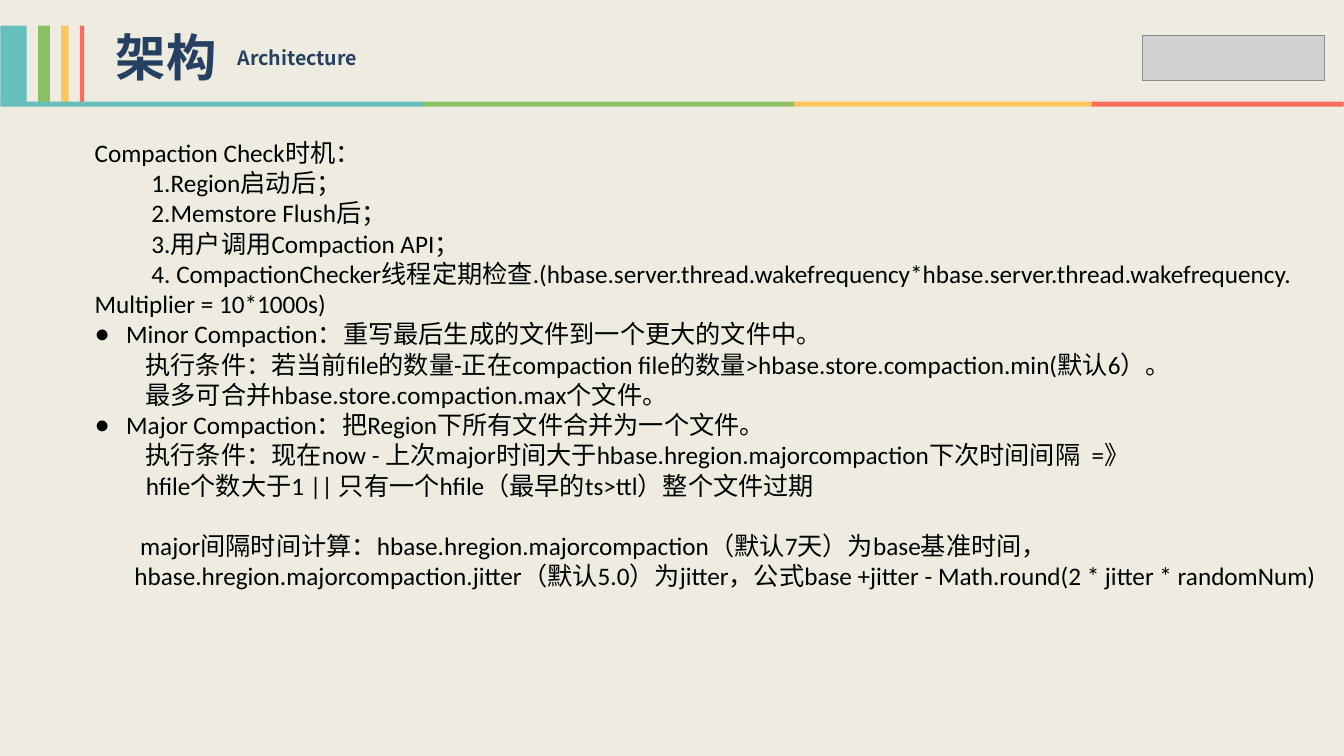
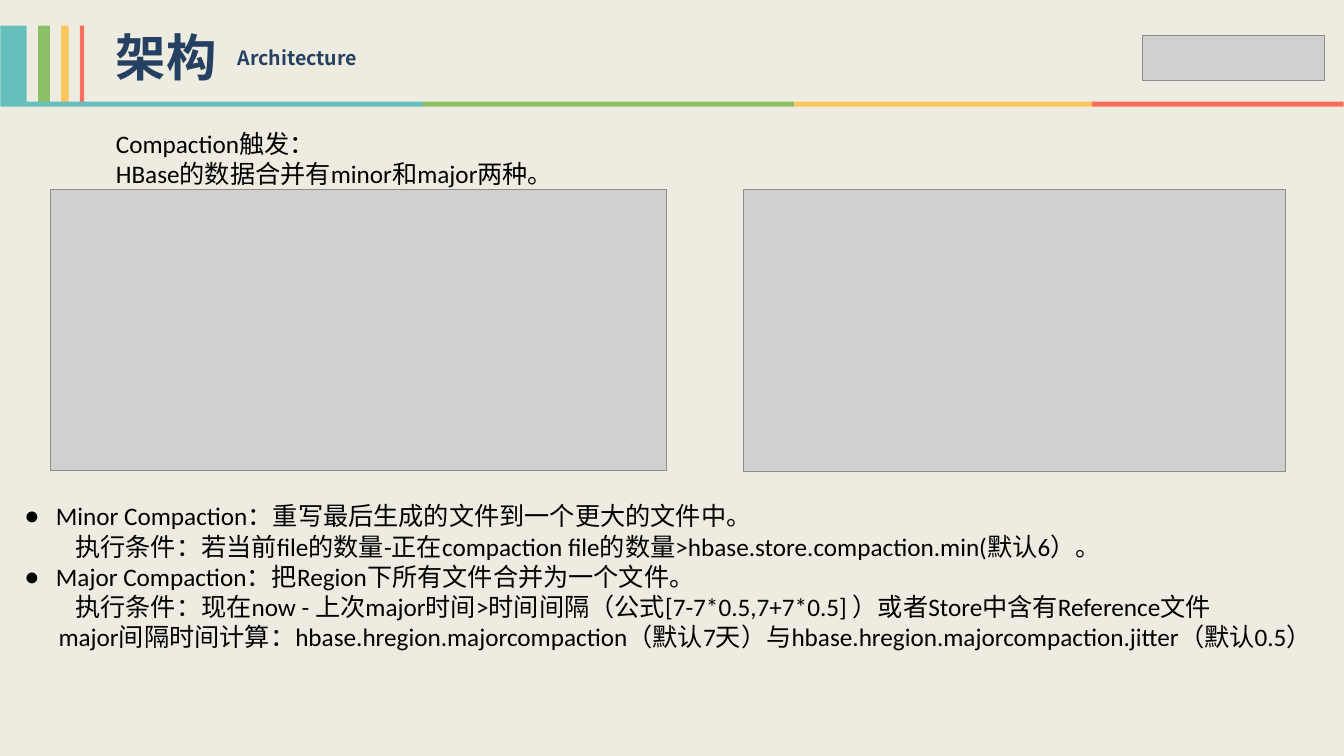
Before and after one commit to xiaoguoqiang/data, a slide deck: slide 22 of HBase技术分享-李强.pptx (slide 20 before the commit). Drawn at 1344x756 pixels with LibreOffice and Linux fonts; fonts in the diff are those of the drawing; grey boxes stand for pictures. Boxes give left, top, right and bottom in pixels: in the first picture for what was removed or moved away, otherwise in the second. Text is boxed around its words. In the diff, an @@ line names an element or a change of style, - is before the commit and + after.

Commit message:
modify compaction and split

```diff
--- a/HBase技术分享-李强.pptx
+++ b/HBase技术分享-李强.pptx
@@ text at <box>95,141,1290,317</box>: paragraphs removed @@
-Compaction Check时机：
-1.Region启动后；
-2.Memstore Flush后；
-3.用户调用Compaction API；
-4. CompactionChecker线程定期检查.(hbase.server.thread.wakefrequency*hbase.server.thread.wakefrequency.
-Multiplier = 10*1000s)
@@ text added at <box>116,132,553,190</box>, 18 pt, text #000000 @@
+Compaction触发：
+HBase的数据合并有minor和major两种。
@@ picture added at <box>50,189,667,471</box> @@
@@ picture added at <box>744,189,1286,471</box> @@
@@ text at <box>145,382,667,408</box>: paragraph removed @@
-最多可合并hbase.store.compaction.max个文件。
@@ text "Minor Compaction：重写最后生成的文件到一个更大的文件中。": place and size @@
-text "Minor Compaction：重写最后生成的文件到一个更大的文件中。" at <box>95,141,1315,590</box>
+text "Minor Compaction：重写最后生成的文件到一个更大的文件中。" at <box>56,505,1312,651</box>
@@ text at <box>59,590,1312,651</box>: text changed @@
-执行条件：现在now - 上次major时间大于hbase.hregion.majorcompaction下次时间间隔 =》
-hfile个数大于1 || 只有一个hfile（最早的ts>ttl）整个文件过期
-major间隔时间计算：hbase.hregion.majorcompaction（默认7天）为base基准时间，
-hbase.hregion.majorcompaction.jitter（默认5.0）为jitter，公式base +jitter - Math.round(2 * jitter * randomNum)
+执行条件：现在now - 上次major时间>时间间隔（公式[7-7*0.5,7+7*0.5] ）或者Store中含有Reference文件
+major间隔时间计算：hbase.hregion.majorcompaction（默认7天）与hbase.hregion.majorcompaction.jitter（默认0.5）
```
Also in this commit, not shown: 3 other slides changed, 7 slides added.
